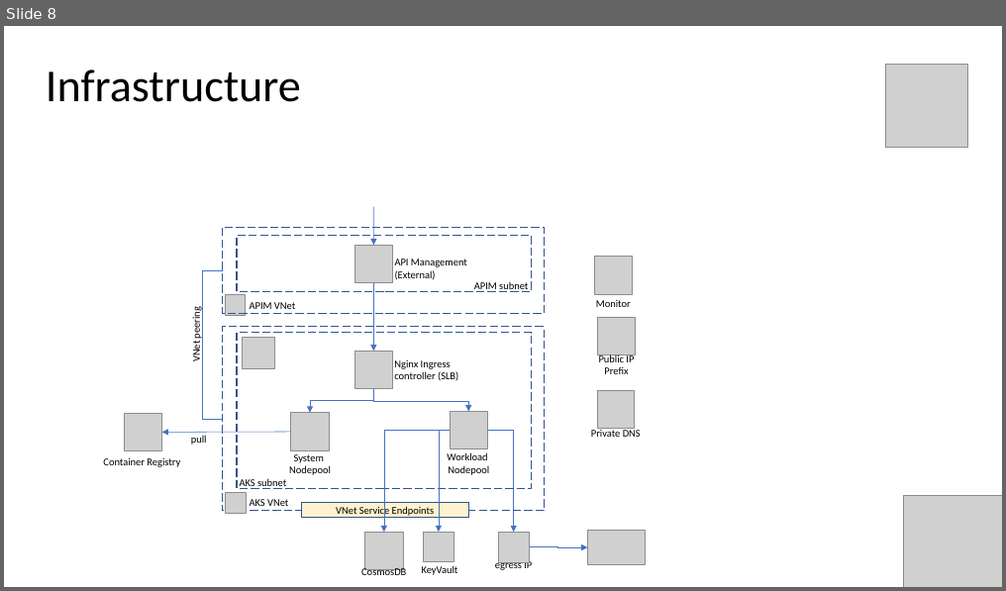
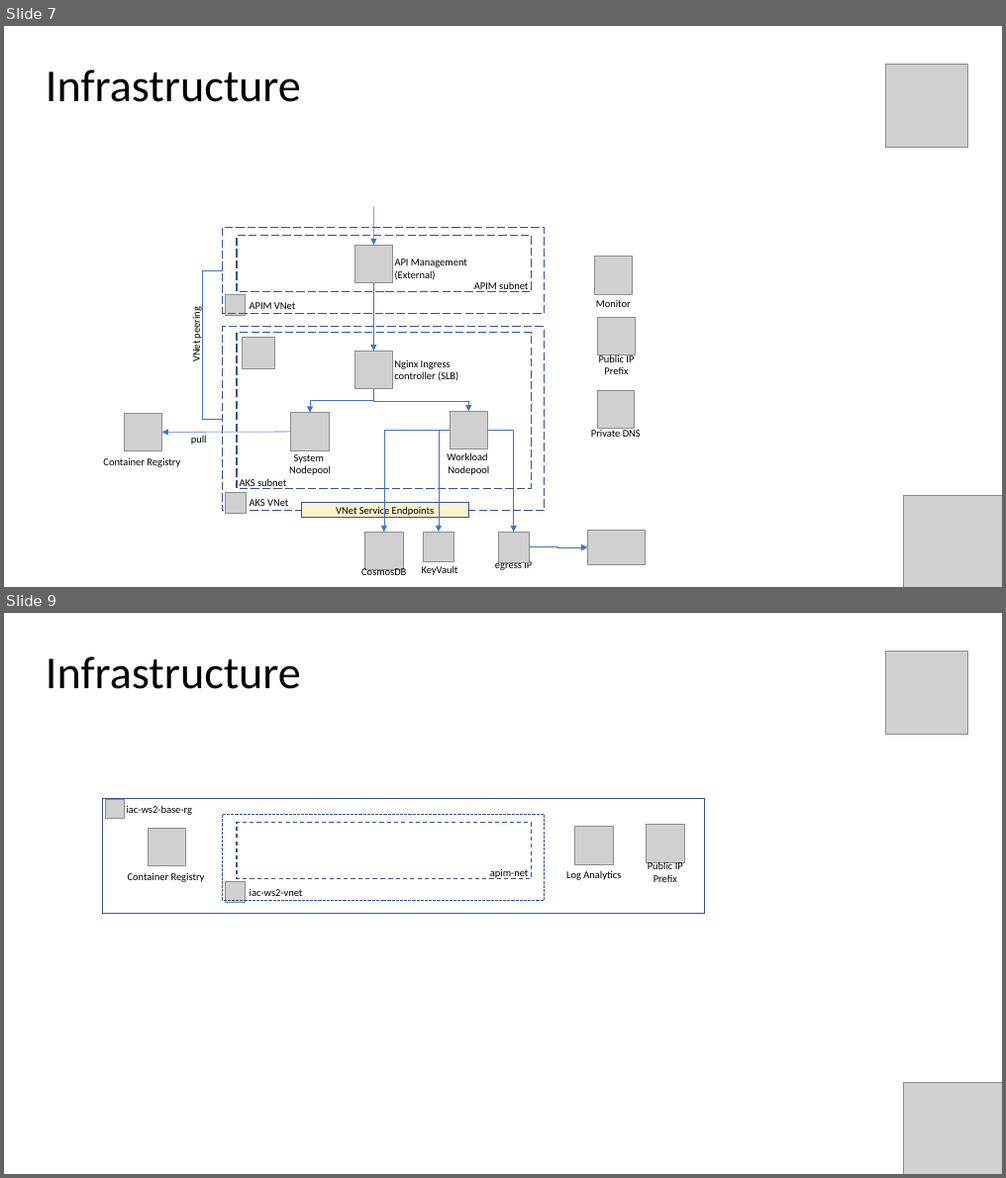
Before and after one commit to evgenyb/aks-workshops, a slide deck: 02-aks-advanced-configuration/slides/Advanced AKS Configuration.pptx. Shown one above the other, each under a label of ours: slide 8 before the commit, slides 7 and 9 after it; the slides between them are not shown. The pictures are 1006x591 and 1006x1178 pixels, drawn with LibreOffice and Linux fonts; fonts in the diff are those of the drawing; grey boxes stand for pictures; background and template pictures are left out. Boxes give left, top, right and bottom in pixels: in the first picture for what was removed or moved away, otherwise in the second. Text is boxed around its words. In the diff, an @@ line names an element or a change of style, - is before the commit and + after.

```diff
--- a/02-aks-advanced-configuration/slides/Advanced AKS Configuration.pptx
+++ b/02-aks-advanced-configuration/slides/Advanced AKS Configuration.pptx
@@ slide 9 added at <box>4,613,1002,1174</box>, background #FFFFFF @@
@@ title added at <box>46,657,301,689</box>, 44 pt, text #000000 @@
+Infrastructure
@@ picture added at <box>885,652,968,735</box> @@
@@ rectangle added at <box>103,799,706,913</box>, outline #325491 1 pt @@
@@ picture added at <box>105,800,124,819</box> @@
@@ text added at <box>127,805,192,815</box>, 10 pt, text #000000 @@
+iac-ws2-base-rg
@@ rectangle added at <box>223,814,545,900</box>, outline #325491 1 pt dashed @@
@@ picture added at <box>148,828,186,866</box> @@
@@ rectangle added at <box>237,823,532,878</box>, outline #325491 1 pt dashed @@
@@ picture added at <box>575,827,614,864</box> @@
@@ picture added at <box>647,825,684,863</box> @@
@@ text added at <box>128,873,205,882</box>, 10 pt, text #000000 @@
+Container Registry
@@ text added at <box>490,869,529,879</box>, 10 pt, text #000000 @@
+apim-net
@@ text added at <box>566,871,621,880</box>, 10 pt, text #000000 @@
+Log Analytics
@@ text added at <box>648,861,683,882</box>, 10 pt, text #000000 @@
+Public IP
+Prefix
@@ picture added at <box>225,881,246,903</box> @@
@@ text added at <box>250,889,303,896</box>, 10 pt, text #000000 @@
+iac-ws2-vnet
@@ picture added at <box>904,1082,1002,1174</box> @@
@@ what was slide 8 is now slide 7 @@
```
Also in this commit, not shown: 1 other slide added, 1 slide removed, 8 other files.
